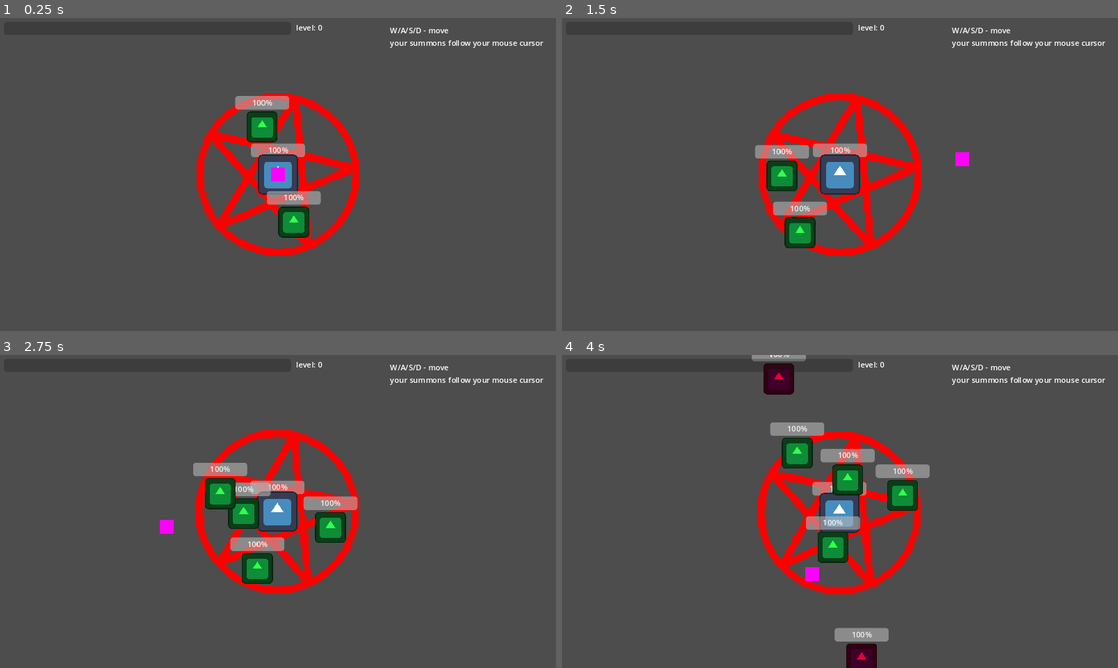
Above: before the commit, frames 1-4 (two rows, left to right).
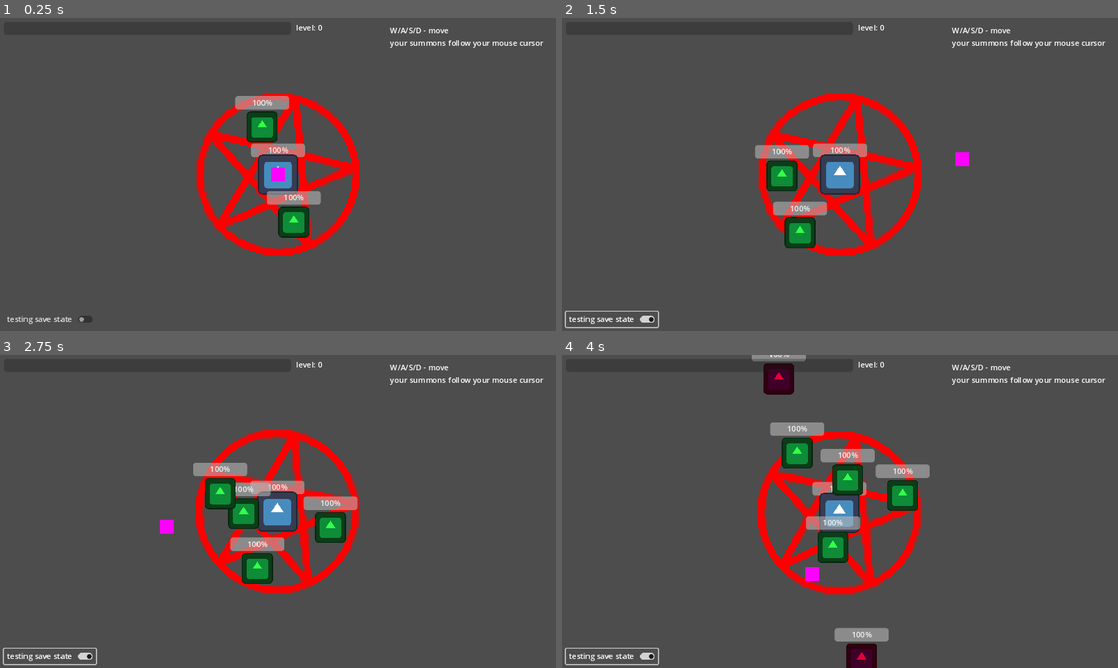
Above: after the commit, the same moments.

Repository: geekazodium/project-skeleton
Game: Godot game, scene res://scenes/game_scene.tscn
Two runs of this game, one before a commit and one after it. Both use one fixed random seed, a clock stepped at 60 frames per second and the inputs below. The engine's default icon, where the game draws it, is replaced by a stand-in: a white triangle on a blue panel in a dark square.
Inputs (mouse positions are in pixels of both pictures, inside the frame that each line leads up to):
- Up to frame 1 (0.25 s): no input
- Up to frame 2 (1.5 s): click (612, 318) at 0.5 s, where only the run after the commit has a clickable "testing save states"; move the mouse to (962, 158) at 1.27 s; tap F at 1.35 s; click (962, 158) at 1.42 s
- Up to frame 3 (2.75 s): move the mouse to (166, 527) at 2.02 s; tap M at 2.1 s; click (166, 527) at 2.17 s
- Up to frame 4 (4 s): move the mouse to (895, 442) at 2.77 s; tap F at 2.85 s; click (895, 442) at 2.92 s; move the mouse to (812, 574) at 3.52 s; tap M at 3.6 s; click (812, 574) at 3.67 s

The runs differ from the first frame. In frame 1, 0.1% of the frame differs, in the area x 1-17%, y 95-98%; in frame 2, 0.3%, in the area x 0-18%, y 93-100%; in frame 3, 0.3%; in frame 4, 0.3%.

Commit message:
feature: save state flags -feature: button to test save states

Diff:
--- a/project.godot
+++ b/project.godot
@@ -18,6 +18,7 @@
 [autoload]
 
 EventBus="*res://scripts/events/event_bus.gd"
+SaveState="*res://scripts/saves/save_state.gd"
 
 [display]
 
--- a/scenes/ui/ui_layer.tscn
+++ b/scenes/ui/ui_layer.tscn
@@ -7,6 +7,7 @@
 [ext_resource type="Script" path="res://scripts/ui/powerups_display_container.gd" id="5_ynsjg"]
 [ext_resource type="PackedScene" uid="uid://b8j22ka88ww26" path="res://scenes/ui/upgrade_display.tscn" id="6_157hb"]
 [ext_resource type="Script" path="res://scripts/ui/death_menu.gd" id="7_bubem"]
+[ext_resource type="Script" path="res://scripts/ui/save_button.gd" id="8_ntrgb"]
 
 [node name="UiLayer" type="CanvasLayer"]
 process_mode = 3
@@ -108,4 +109,13 @@
 text = "Death is not the end, nothing is.
 Try again."
 
+[node name="CheckButton" type="CheckButton" parent="."]
+offset_left = 8.0
+offset_top = 608.0
+offset_right = 199.0
+offset_bottom = 639.0
+text = "testing save states
+"
+script = ExtResource("8_ntrgb")
+
 [connection signal="pressed" from="DeathMenu/Button" to="DeathMenu" method="_on_respawn_button_pressed"]
--- /dev/null
+++ b/scripts/saves/save_state.gd
@@ -0,0 +1,23 @@
+extends Node
+
+const default_save_path: String = "user://save_state.tres"
+
+var _save_state_instance: SaveStateInstance = null;
+
+# Called when the node enters the scene tree for the first time.
+func _ready() -> void:
+	if ResourceLoader.exists(default_save_path):
+		self._save_state_instance = ResourceLoader.load(default_save_path) as SaveStateInstance;
+	else:
+		self._save_state_instance = SaveStateInstance.new();
+		print("no user save state found, generating new save state");
+		ResourceSaver.save(self._save_state_instance, default_save_path);
+
+func get_flag(key: StringName, default: bool = false) -> bool:
+	if !self._save_state_instance.flags.has(key):
+		return default;
+	return self._save_state_instance.flags[key];
+
+func set_flag(key: StringName, value: bool):
+	self._save_state_instance.flags[key] = value;
+	ResourceSaver.save(self._save_state_instance, default_save_path);
--- /dev/null
+++ b/scripts/saves/save_state_instance.gd
@@ -0,0 +1,4 @@
+extends Resource
+class_name SaveStateInstance
+
+@export var flags: Dictionary = {};
--- /dev/null
+++ b/scripts/ui/save_button.gd
@@ -0,0 +1,7 @@
+extends CheckButton
+
+func _ready() -> void:
+	self.button_pressed = SaveState.get_flag("me");
+
+func _gui_input(event: InputEvent) -> void:
+	SaveState.set_flag("me", self.button_pressed);
Not shown: 1 places in scenes/ui/ui_layer.tscn that only renumber resources
